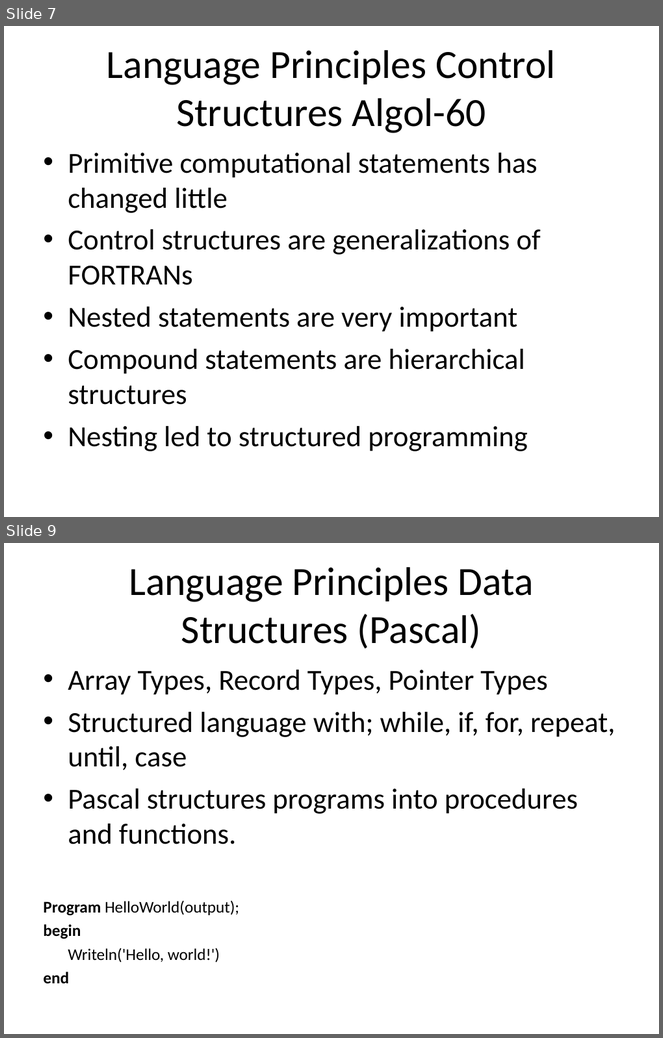
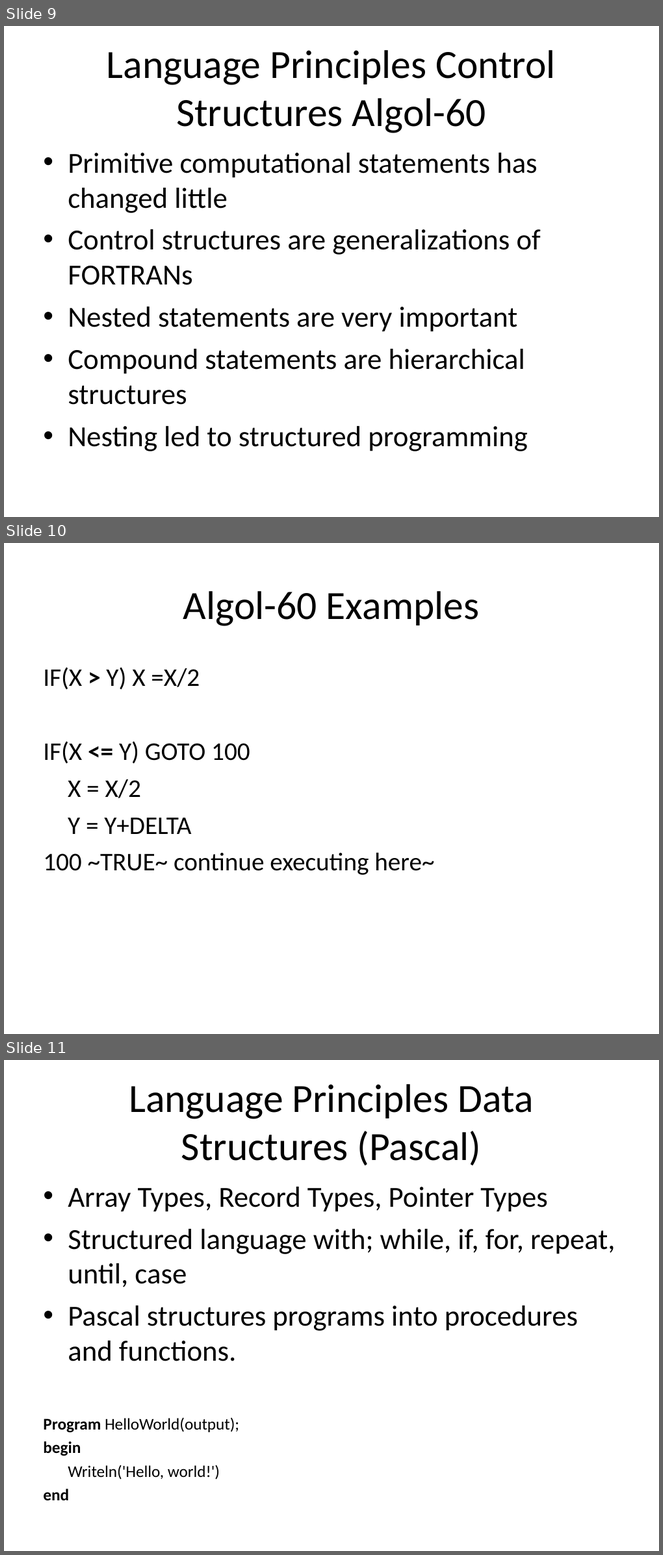
Before and after one commit to isurup/kalle-martin-group, a slide deck: SSE2/slides/4 Language - Martin.ppt. Shown one above the other, each under a label of ours: slides 7 and 9 before the commit, slides 9, 10 and 11 after it; the slides between them are not shown. The pictures are 663x1038 and 663x1555 pixels, drawn with LibreOffice and Linux fonts; fonts in the diff are those of the drawing. Boxes give left, top, right and bottom in pixels: in the first picture for what was removed or moved away, otherwise in the second. Text is boxed around its words. In the diff, an @@ line names an element or a change of style, - is before the commit and + after.

```diff
--- a/SSE2/slides/4 Language - Martin.ppt
+++ b/SSE2/slides/4 Language - Martin.ppt
@@ slide 10 added at [4, 543, 659, 1034], background #FFFFFF @@
@@ title added at [183, 591, 479, 626], 44 pt, text #000000 @@
+Algol-60 Examples
@@ text added at [43, 667, 434, 875], 28 pt, text #000000 @@
+IF(X > Y) X =X/2
+IF(X <= Y) GOTO 100
+X = X/2
+Y = Y+DELTA
+100 ~TRUE~ continue executing here~
@@ what was slide 7 is now slide 9 @@
@@ what was slide 9 is now slide 11 @@
```
Also in this commit, not shown: 3 slides changed, 3 other slides added, 2 slides removed.
